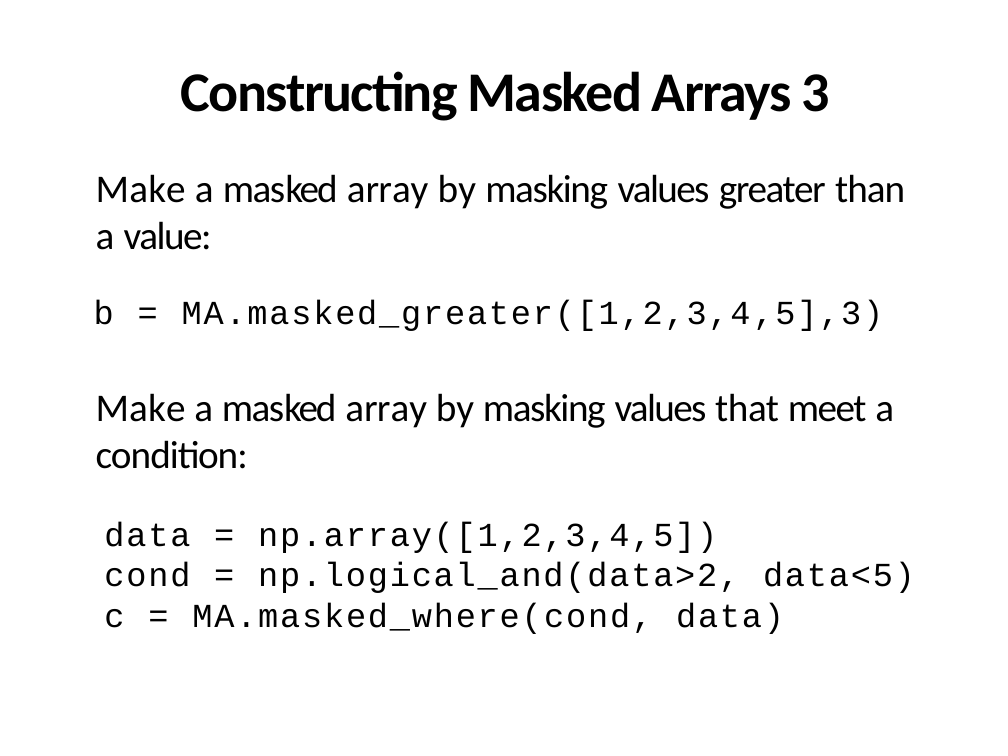
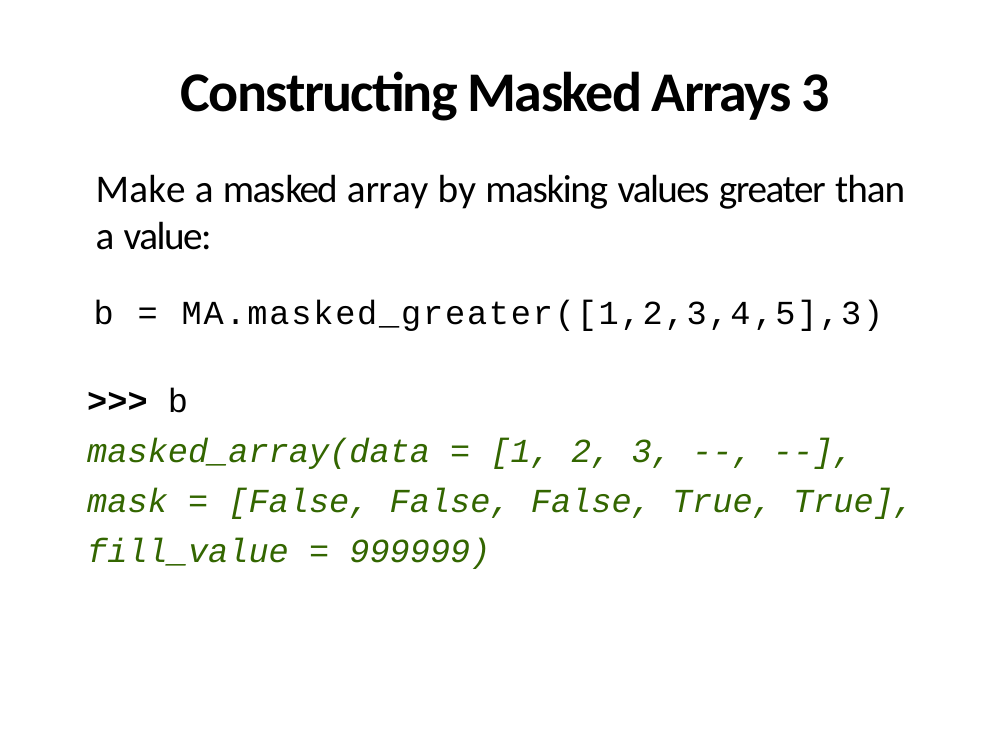
Before and after one commit to ncasuk/ncas-isc, a slide deck: slide 30 of python-data/slides/numpy.pptx. Drawn at 1008x756 pixels with LibreOffice and Linux fonts; fonts in the diff are those of the drawing; background and template pictures are left out. Boxes give left, top, right and bottom in pixels: in the first picture for what was removed or moved away, otherwise in the second. Text is boxed around its words. In the diff, an @@ line names an element or a change of style, - is before the commit and + after.

```diff
--- a/python-data/slides/numpy.pptx
+++ b/python-data/slides/numpy.pptx
@@ text added at (87,388,914,569), 24 pt, text #336600, italic @@
+>>> b
+masked_array(data = [1, 2, 3, --, --],
+mask = [False, False, False, True, True],
+fill_value = 999999)
@@ text removed at (96,393,894,469) @@
-Make a masked array by masking values that meet a condition:
@@ text removed at (104,522,915,634) @@
-data = np.array([1,2,3,4,5])
-cond = np.logical_and(data>2, data<5)
-c = MA.masked_where(cond, data)
```
Also in this commit, not shown: 1 slide added, 1 other file.
